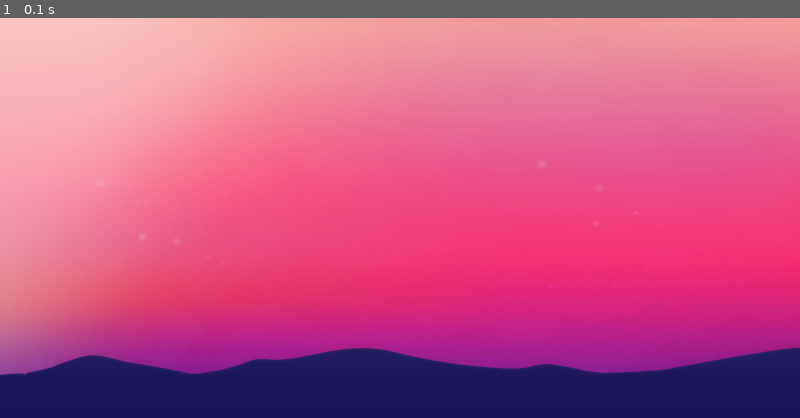
Above: before the commit, frame 1.
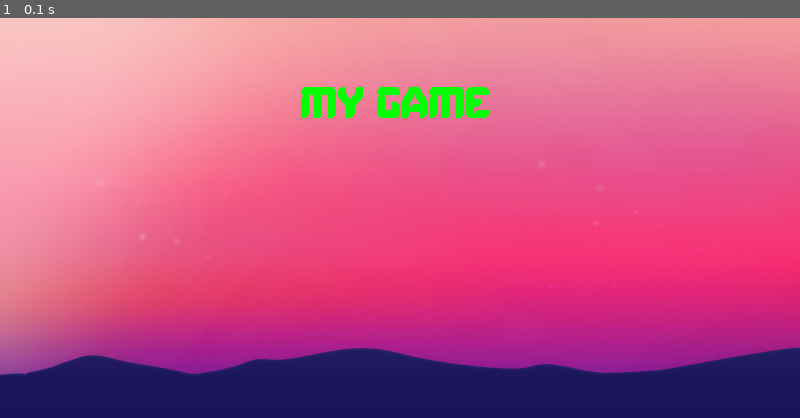
Above: after the commit, the same moment.

Repository: xijac1/pygame01
Game: pygame game, started from game.py
Same seed, same stepped clock (60 frames per second), same inputs: the game is played once before the commit and once after it.
Inputs:
- Up to frame 1 (0.1 s): no input

The runs differ from the first frame. In frame 1, 1.1% of the frame differs, in the area x 37-62%, y 17-25%.

Commit message:
added font

Diff:
--- /dev/null
+++ b/fonts/speed-rush-font/info.txt
@@ -0,0 +1,2 @@
+license: Freeware, Non-Commercial
+link: https://www.fontspace.com/speed-rush-font-f71421
--- a/game.py
+++ b/game.py
@@ -6,18 +6,22 @@
 #size of the window size
 size = (800,400)
 #variables
+pygame.display.set_caption("ZOOMY")
 screen = pygame.display.set_mode(size)
+test_font = pygame.font.Font('fonts/speed-rush-font/SpeedRush-JRKVB.ttf', 50)
 
-test_surface = pygame.image.load('graphics/background01.png')
 
-#set image dimensions
-#test_surface = pygame.transform.scale(test_surface, (800,400))
+background_surface = pygame.image.load('graphics/background01.png')
+text_surface = test_font.render('My Game', False, 'Green')
 
-#window heading
-pygame.display.set_caption("ZOOMY")
+
+
 
 # variable to set fps
 clock = pygame.time.Clock()
+
+
+
 
 #event loop
 while True:
@@ -29,7 +33,8 @@
     # creating a simple surface
 
 
-    screen.blit(test_surface,(0,0))
+    screen.blit(background_surface,(0,0))
+    screen.blit(text_surface,(300,50))
 
 
 
Binary file added: fonts/speed-rush-font/SpeedRush-JRKVB.ttf
Binary file added: fonts/speed-rush-font/SpeedRushItalic-GOYoa.ttf
Binary file added: fonts/speed-rush-font/SpeedrushItalic-VGnyy.otf
Binary file added: fonts/speed-rush-font/SpeedrushRegular-qZWp6.otf
Not shown, added: fonts/.DS_Store
Not shown, added: fonts/speed-rush-font/.DS_Store
Not shown, added: fonts/speed-rush-font/misc/FUA Personal Use.pdf
Not shown, changed: graphics/.DS_Store
